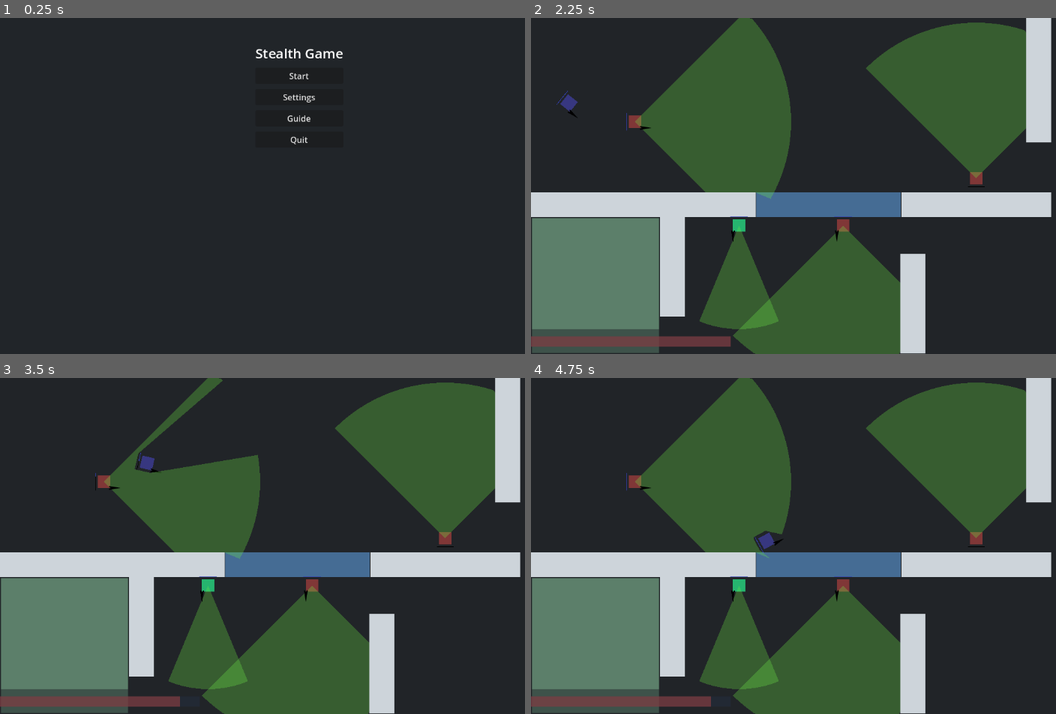
Above: before the commit, frames 1-4 (two rows, left to right).
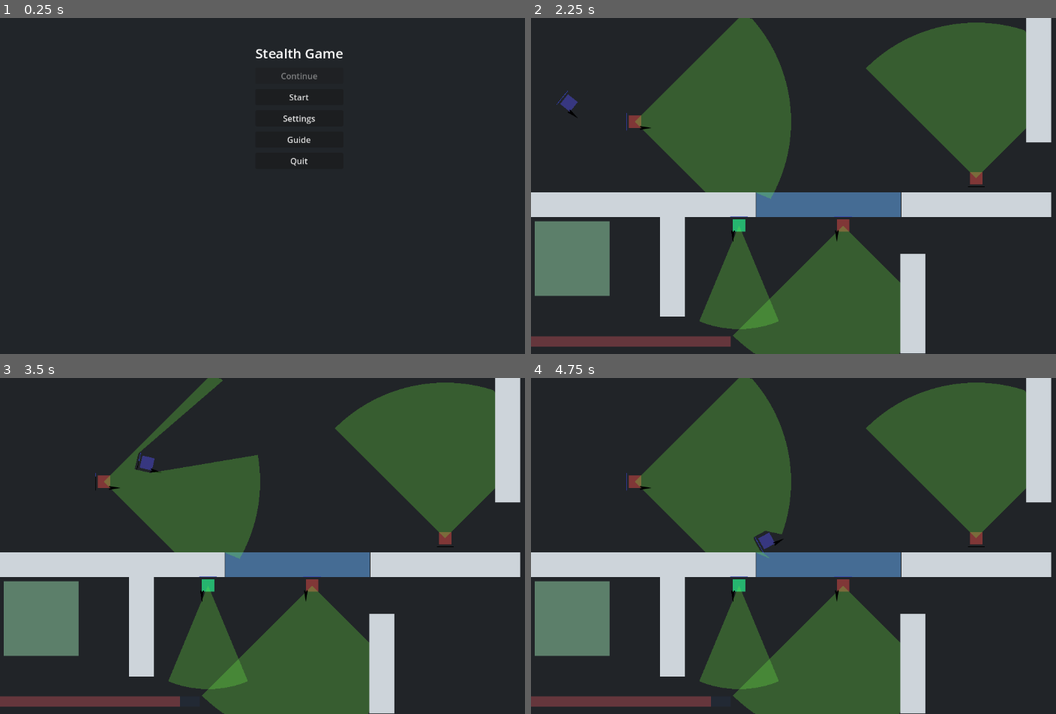
Above: after the commit, the same moments.

Repository: kAntonelli22/stealth
Game: Godot game, scene res://scenes/title.tscn
Same seed, same stepped clock (60 frames per second), same inputs: the game is played once before the commit and once after it. The engine's default icon, where the game draws it, is replaced by a stand-in: a white triangle on a blue panel in a dark square.
Inputs (mouse positions are in pixels of both pictures, inside the frame that each line leads up to):
- Up to frame 1 (0.25 s): no input
- Up to frame 2 (2.25 s): click "Settings" at 0.5 s; click "Start" at 1.25 s; click "Accept" at 2 s
- Up to frame 3 (3.5 s): tap Enter at 2.75 s; move the mouse to (430, 529) at 2.77 s; press the mouse at (430, 529) at 2.78 s; hold D (move_right) from 2.78 s (still down)
- Up to frame 4 (4.75 s): move the mouse to (709, 562) at 3.52 s; release D (move_right) at 3.53 s; release the mouse at (709, 562) at 3.53 s; hold S (move_down) 3.53-4.28 s; right-click (709, 562) at 3.6 s; tap Space at 4.25 s; move the mouse to (888, 472) at 4.27 s; press the mouse at (888, 472) at 4.28 s; hold D (move_right) from 4.28 s (still down)

The runs differ from the first frame. In frame 1, 0.3% of the frame differs, in the area x 53-61%, y 16-45%; in frame 2, 5.9%, in the area x 0-25%, y 59-100%; in frame 3, 5.9%; in frame 4, 5.9%.

Commit message:
moved some files and added empty settings scene

Diff:
--- /dev/null
+++ b/scenes/settings.tscn
@@ -0,0 +1,45 @@
+[gd_scene format=3 uid="uid://ckoar4v6h6jja"]
+
+[node name="Settings" type="Control"]
+layout_mode = 3
+anchors_preset = 15
+anchor_right = 1.0
+anchor_bottom = 1.0
+grow_horizontal = 2
+grow_vertical = 2
+
+[node name="ColorRect" type="ColorRect" parent="."]
+layout_mode = 1
+anchors_preset = 15
+anchor_right = 1.0
+anchor_bottom = 1.0
+grow_horizontal = 2
+grow_vertical = 2
+color = Color(0.129412, 0.145098, 0.160784, 1)
+
+[node name="MarginContainer" type="MarginContainer" parent="ColorRect"]
+layout_mode = 1
+anchors_preset = 15
+anchor_right = 1.0
+anchor_bottom = 1.0
+grow_horizontal = 2
+grow_vertical = 2
+theme_override_constants/margin_left = 10
+theme_override_constants/margin_top = 20
+theme_override_constants/margin_right = 10
+theme_override_constants/margin_bottom = 20
+
+[node name="HBoxContainer" type="HBoxContainer" parent="ColorRect/MarginContainer"]
+layout_mode = 2
+
+[node name="LeftContainer" type="VBoxContainer" parent="ColorRect/MarginContainer/HBoxContainer"]
+layout_mode = 2
+size_flags_horizontal = 3
+
+[node name="LightMode" type="CheckButton" parent="ColorRect/MarginContainer/HBoxContainer/LeftContainer"]
+layout_mode = 2
+text = "light mode"
+
+[node name="RightContainer" type="VBoxContainer" parent="ColorRect/MarginContainer/HBoxContainer"]
+layout_mode = 2
+size_flags_horizontal = 3
--- a/scenes/test_map.tscn
+++ b/scenes/test_map.tscn
@@ -91,5 +91,5 @@
 scale = Vector2(1, 5)
 
 [node name="Exit" parent="." instance=ExtResource("7_fove2")]
-position = Vector2(124, 516)
-scale = Vector2(5.1, 5.4)
+position = Vector2(79, 464)
+scale = Vector2(3, 3)
--- a/scenes/title.tscn
+++ b/scenes/title.tscn
@@ -40,6 +40,10 @@
 text = "Stealth Game"
 horizontal_alignment = 1
 
+[node name="Continue" type="Button" parent="Background/MarginContainer/VBoxContainer"]
+layout_mode = 2
+text = "Continue"
+
 [node name="Start Game" type="Button" parent="Background/MarginContainer/VBoxContainer"]
 layout_mode = 2
 text = "Start"
@@ -56,6 +60,7 @@
 layout_mode = 2
 text = "Quit"
 
+[connection signal="pressed" from="Background/MarginContainer/VBoxContainer/Continue" to="." method="_on_continue_pressed"]
 [connection signal="pressed" from="Background/MarginContainer/VBoxContainer/Start Game" to="." method="_on_start_game_pressed"]
 [connection signal="pressed" from="Background/MarginContainer/VBoxContainer/Settings" to="." method="_on_settings_pressed"]
 [connection signal="pressed" from="Background/MarginContainer/VBoxContainer/Guide" to="." method="_on_guide_pressed"]
--- a/scripts/global.gd
+++ b/scripts/global.gd
@@ -1,4 +1,9 @@
 extends Node
+
+
+# ---- # save game stuff # ---- #
+var save_game_placeholder : bool = true
+var games_played : int = 0
 
 # ---- # assets # ---- #
 var godot_icon := preload("res://icon.svg")
--- a/scripts/test_map.gd
+++ b/scripts/test_map.gd
@@ -2,6 +2,7 @@
 
 # Called when the node enters the scene tree for the first time.
 func _ready() -> void:
+   Global.games_played += 1
    Global.map = self
    Global.instance_guard([Vector2(200, 200)], 90, Global.melee)
    Global.instance_guard([Vector2(600, 400)], 180, Global.melee)
--- a/scripts/title.gd
+++ b/scripts/title.gd
@@ -1,14 +1,20 @@
 extends Control
 
+# ---- # nodes # ---- #
+@onready var continue_button := $Background/MarginContainer/VBoxContainer/Continue
 
 # Called when the node enters the scene tree for the first time.
 func _ready() -> void:
+   if Global.save_game_placeholder:
+      continue_button.disabled = true
    pass # Replace with function body.
 
 # Called every frame. 'delta' is the elapsed time since the previous frame.
 func _process(delta: float) -> void:
    pass
 
+func _on_continue_pressed():
+   print("title: continuing game")
 
 func _on_start_game_pressed() -> void:
    get_tree().change_scene_to_packed(Global.card_select)
